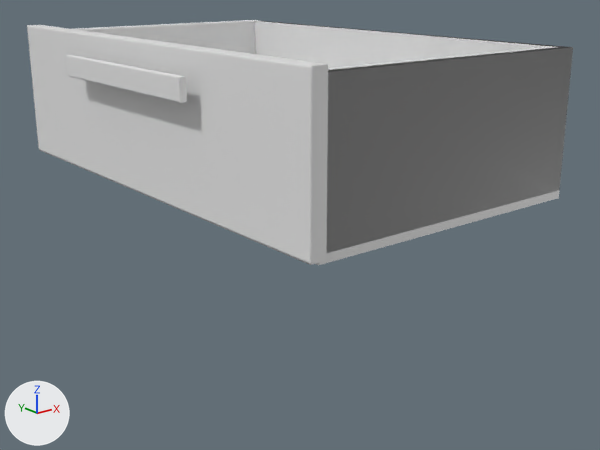
Before and after pictures for a commit that changed the FBX model Assets/_MyAssets/Meshes/Kitchen/KitchenDrawer.fbx.
Both versions are drawn from a 50 mm lens placed at (-105.7, -159.9, 91.6), pointed at (-40.3, -78.3, 59.0). Lighting does not change. The marker at lower left points along +X, +Y and +Z. Vertices at the same position are counted once.

Names of what the first picture shows: 'Drawer', 'DrawerCollider'.
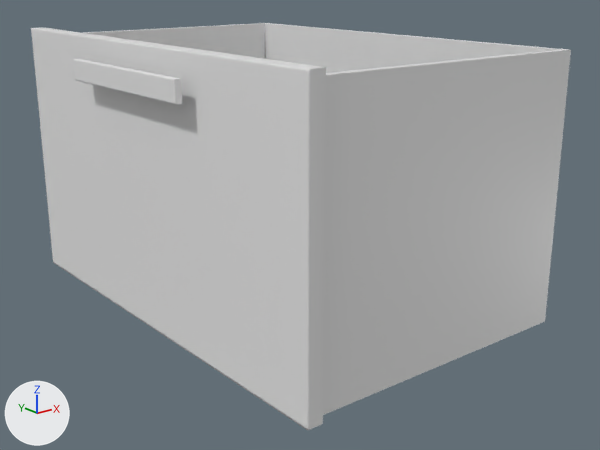
Scene script edits in JSON lines:
```json
{"block": "me_cube_001", "where": "me_cube_001.from_pydata(...)  # 221 vertices, 378 faces; spans x -2.3..39.1, y -62.3..0.2, z -0.2..17.5"}
{"block": "me_cube_001", "where": "# used by ob_drawer; location = (-60.8, -43.1, 66.1)"}
{"block": "me_cube_001", "change": "me_cube_001 part 1: the loose piece of 165 vertices spanning x -2.3..0.0, y -44.5..-17.6, z 12.4..14.9 is scaled about its middle by (1, 0.888, 1), then moved by (0.0, 0.6, 17.0)"}
{"block": "me_cube_001", "change": "me_cube_001 part 2: all 14 vertices in x 0.0..39.1, y -2.7..0.2, z 16.7..17.5 are moved by (0.0, -0.2, 17.0)"}
{"block": "me_cube_001", "change": "me_cube_001 part 3: all 4 vertices in x 1.3..39.1, y -61.3..-60.2, z 16.7 are moved by (0.0, 1.4, 17.0)"}
{"block": "me_cube_001", "change": "me_cube_001 part 4: all 10 vertices in x 0.0..1.9, y -62.3..-62.1, z -0.2..0.0 are moved by (0.0, 1.5, 0.2)"}
{"block": "me_cube_001", "change": "me_cube_001 part 5: all 10 vertices in x 0.0..1.9, y -62.3..-62.1, z 17.2..17.5 are moved by (0.0, 1.5, 17.0)"}
{"op": "remove", "block": "ob_drawercollider", "code": ["ob_drawercollider = bpy.data.objects.new('DrawerCollider', me_cube_003)", "ob_drawercollider.location = (-47.3, -43.1, 66.1)"]}
{"op": "set", "path": "ob_drawer.location", "old": "(-60.8, -43.1, 66.1)", "new": "(-60.8, -44.3, 48.8)"}
```

Location of each change, [x1, y1, x2, y2] in pixels of the pictures (600 x 450 px; the box of a moved part takes in the faces that stretch with it):
```json
{"object": "Drawer", "change": "reshaped, moved", "before": [27, 21, 573, 265], "after": [31, 23, 571, 430], "on screen": "67% taller"}
{"object": "DrawerCollider", "change": "deleted", "before": [75, 20, 573, 265]}
{"part": 1, "of": "me_cube_001", "change": "moved or reshaped", "before": [66, 55, 187, 103], "after": [73, 59, 182, 105]}
{"part": 2, "of": "me_cube_001", "change": "moved or reshaped", "before": [27, 21, 257, 147], "after": [31, 23, 265, 256]}
{"part": 3, "of": "me_cube_001", "change": "moved or reshaped", "before": [274, 22, 573, 252], "after": [265, 23, 571, 415]}
{"part": 4, "of": "me_cube_001", "change": "moved or reshaped", "before": [39, 149, 326, 265], "after": [54, 262, 323, 430]}
{"part": 5, "of": "me_cube_001", "change": "moved or reshaped", "before": [28, 25, 328, 262], "after": [32, 28, 326, 428]}
```
